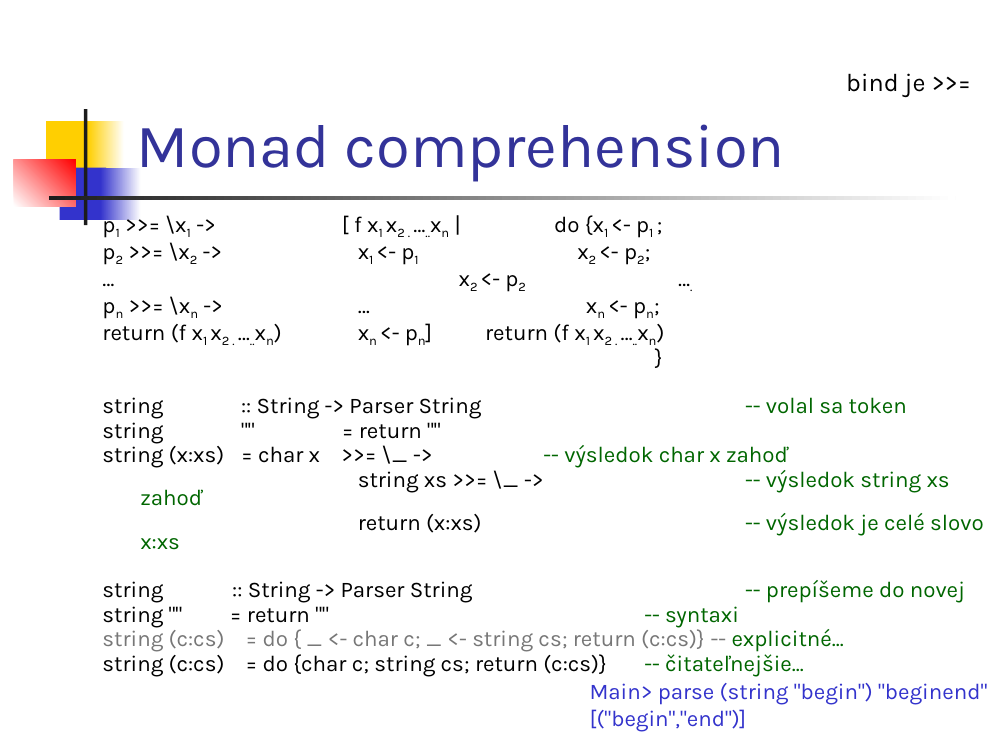
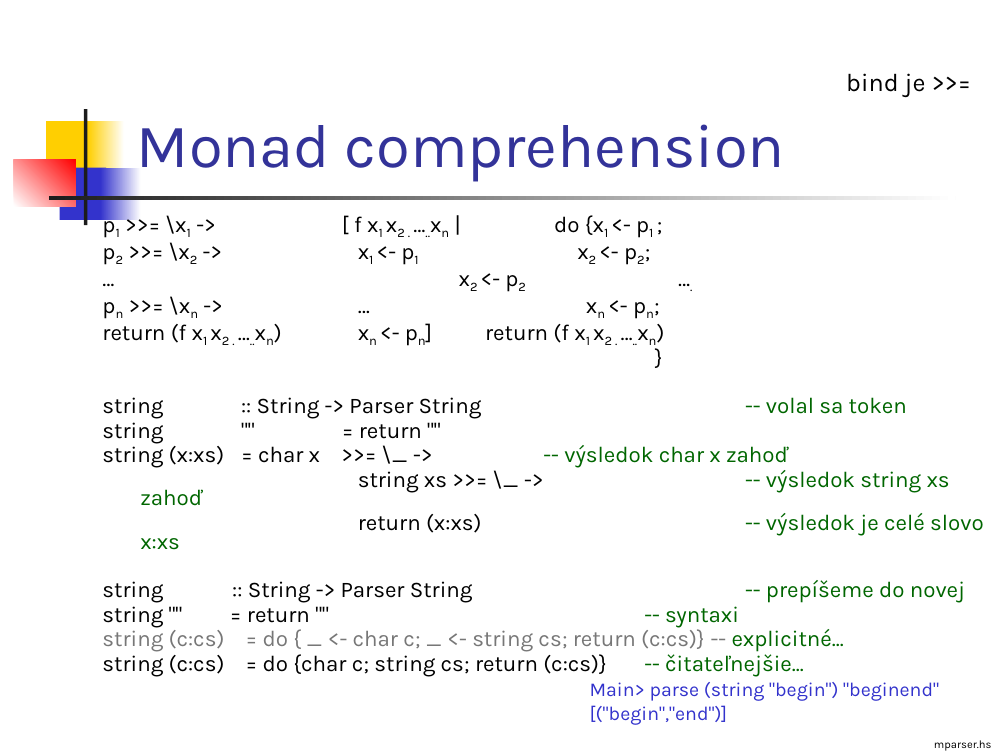
Before and after one commit to Funkcionalne/Prednasky, a slide deck: slide 11 of 10/10_fpro.ppt (slide 9 before the commit). Drawn at 1008x756 pixels with LibreOffice and Linux fonts; fonts in the diff are those of the drawing. Boxes give left, top, right and bottom in pixels: in the first picture for what was removed or moved away, otherwise in the second. Text is boxed around its words. In the diff, an @@ line names an element or a change of style, - is before the commit and + after.

```diff
--- a/10/10_fpro.ppt
+++ b/10/10_fpro.ppt
@@ text "Main> parse (string "begin") "beginend"" at box(590, 682, 939, 725): size 16 to 14 pt @@
@@ text added at box(934, 740, 992, 751), 8 pt, text #000000 @@
+mparser.hs
```
Also in this commit, not shown: 23 other slides changed, 2 slides added, 5 other files.
